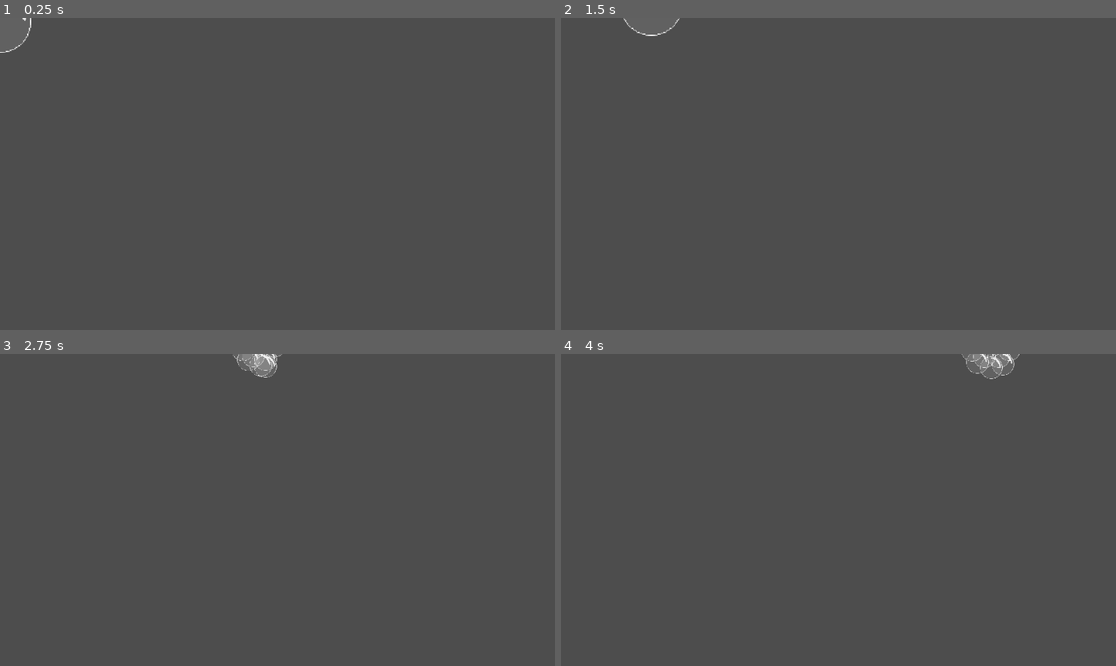
Above: before the commit, frames 1-4 (two rows, left to right).
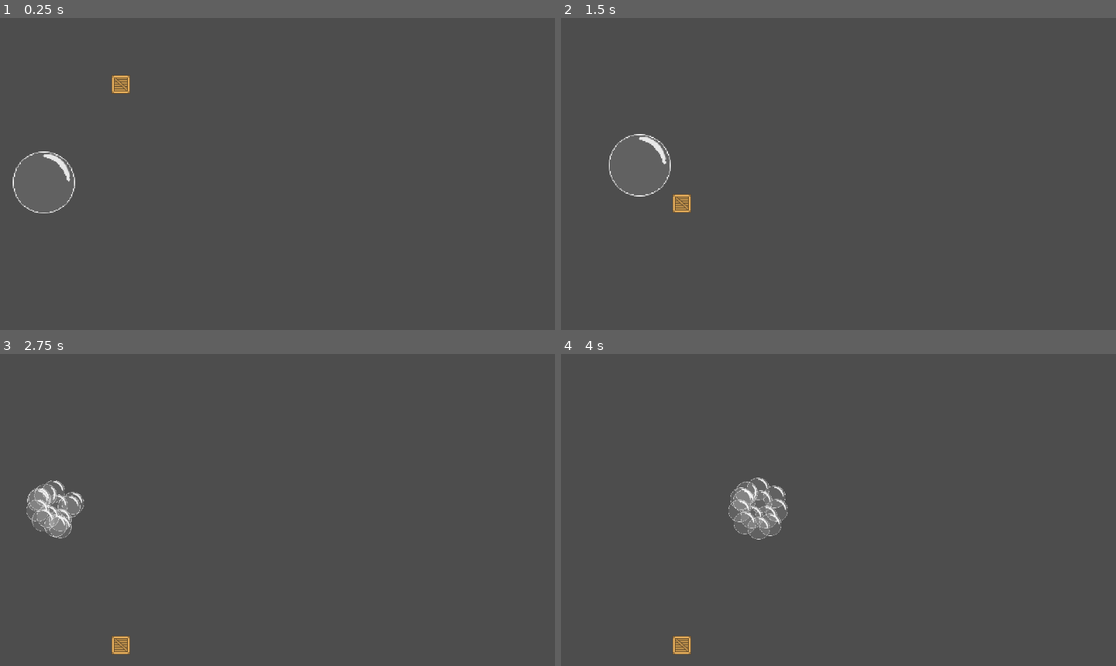
Above: after the commit, the same moments.

Repository: TheMaxcraft1/GGJ-2025-Project-Bubbles
Game: Godot game, scene res://Scenes/TestLevel.tscn
The game is run twice, just before and just after one commit, with the same random seed, the same clock (stepped at 60 frames per second) and the same inputs. Before the commit the project starts from res://Scenes/Player.tscn.
Inputs:
- Up to frame 1 (0.25 s): no input
- Up to frame 2 (1.5 s): tap Enter (ui_accept) at 0.5, 0.77 s; hold Right (ui_right) 0.53-1.28 s; tap C (swap_bubble) at 0.6, 1.35 s; hold Left (ui_left) from 1.28 s (still down)
- Up to frame 3 (2.75 s): tap Enter (ui_accept) at 1.52 s; release Left (ui_left) at 2.03 s; hold Right (ui_right) from 2.03 s (still down); tap C (swap_bubble) at 2.1 s
- Up to frame 4 (4 s): tap C (swap_bubble) at 2.85, 3.6 s; tap Enter (ui_accept) at 3.02, 3.77 s; release Right (ui_right) at 3.53 s; hold Left (ui_left) from 3.53 s (still down)

The runs differ from the first frame. In frame 1, 0.5% of the frame differs, in the area x 0-24%, y 0-63%; in frame 2, 0.5%; in frame 3, 1.7%, in the area x 4-51%, y 0-97%; in frame 4, 1.6%.

Commit message:
add box grabbing after 3 hours wasted on it :D

Diff:
--- a/Scenes/Boundaries.tscn
+++ b/Scenes/Boundaries.tscn
@@ -8,6 +8,8 @@
 b = Vector2(0, 580)
 
 [node name="Boundaries" type="StaticBody2D"]
+collision_layer = 3
+collision_mask = 3
 
 [node name="UpBoundary" type="CollisionShape2D" parent="."]
 position = Vector2(-17, 2)
--- /dev/null
+++ b/Scenes/Box.tscn
@@ -0,0 +1,28 @@
+[gd_scene load_steps=5 format=3 uid="uid://cgqnyh0icps3v"]
+
+[ext_resource type="Texture2D" uid="uid://4ktede24whur" path="res://Sprites/Box/Box.png" id="1_1j1st"]
+[ext_resource type="Script" path="res://Scripts/Box.gd" id="1_60wvo"]
+
+[sub_resource type="RectangleShape2D" id="RectangleShape2D_36myv"]
+size = Vector2(32, 32)
+
+[sub_resource type="RectangleShape2D" id="RectangleShape2D_w7rda"]
+size = Vector2(34, 34)
+
+[node name="Box" type="RigidBody2D"]
+lock_rotation = true
+script = ExtResource("1_60wvo")
+
+[node name="BoxSprite" type="Sprite2D" parent="."]
+texture = ExtResource("1_1j1st")
+
+[node name="BoxCollisionShape" type="CollisionShape2D" parent="."]
+shape = SubResource("RectangleShape2D_36myv")
+
+[node name="BoxArea" type="Area2D" parent="."]
+
+[node name="BoxAreaShape" type="CollisionShape2D" parent="BoxArea"]
+shape = SubResource("RectangleShape2D_w7rda")
+
+[connection signal="body_entered" from="BoxArea" to="." method="_on_box_area_body_entered"]
+[connection signal="body_exited" from="BoxArea" to="." method="_on_box_area_body_exited"]
--- a/Scenes/TestLevel.tscn
+++ b/Scenes/TestLevel.tscn
@@ -1,7 +1,8 @@
-[gd_scene load_steps=3 format=3 uid="uid://dpjxhljqkcpkj"]
+[gd_scene load_steps=4 format=3 uid="uid://dpjxhljqkcpkj"]
 
 [ext_resource type="PackedScene" uid="uid://cdlquej35f8td" path="res://Scenes/Player.tscn" id="1_aeomn"]
 [ext_resource type="PackedScene" uid="uid://bqxluxi80lfv2" path="res://Scenes/Boundaries.tscn" id="2_wmdwm"]
+[ext_resource type="PackedScene" uid="uid://cgqnyh0icps3v" path="res://Scenes/Box.tscn" id="3_jgxqw"]
 
 [node name="TestLevel" type="Node2D"]
 
@@ -9,3 +10,6 @@
 position = Vector2(76, 278)
 
 [node name="Boundaries" parent="." instance=ExtResource("2_wmdwm")]
+
+[node name="Box" parent="." instance=ExtResource("3_jgxqw")]
+position = Vector2(209, 109)
--- /dev/null
+++ b/Scripts/Box.gd
@@ -0,0 +1,42 @@
+extends RigidBody2D
+
+var followingPlayer: bool = false
+var isPlayerColliding: bool = false # This is used only for the use case in which player is already colliding and changes mode
+# Called every frame. 'delta' is the elapsed time since the previous frame.
+func _process(delta: float) -> void:
+	var player = get_parent().get_node("Player")
+
+	if isPlayerColliding and player.getBubbleMode() == GameManager.BUBBLE_MODES.BIG_BUBBLE:
+		_on_box_area_body_entered(player)
+
+	if followingPlayer:
+
+		var playerPosition = player.position
+
+		if player.getBubbleMode() == GameManager.BUBBLE_MODES.SMALL_BUBBLES:
+			followingPlayer = false
+			linear_velocity = Vector2(player.velocity.x, 0) # This line ALMOST MAKES ME KILL MYSELF. I WASTED 3 HOURS OMGGGG
+		else:
+			var tween = create_tween()
+			tween.tween_property(self, "position", playerPosition, 0.2)
+
+
+
+func _on_box_area_body_entered(body: Node2D) -> void:
+	if body.name == "Player": #BOX IS COLLIDING WITH THE PLAYER...
+		isPlayerColliding = true
+		if body.getBubbleMode() == GameManager.BUBBLE_MODES.BIG_BUBBLE:
+			call_deferred("swapCollisionEnablement", true)
+			followingPlayer = true  # Start following the player
+
+
+func swapCollisionEnablement(disable: bool):
+	$BoxCollisionShape.disabled = disable
+
+func _on_tween_finished() -> void:
+	followingPlayer = true  # Start following the player
+
+func _on_box_area_body_exited(body: Node2D) -> void:
+	if body.name == "Player": #BOX IS COLLIDING WITH THE PLAYER...
+		call_deferred("swapCollisionEnablement", false)
+		isPlayerColliding = false
--- a/Scripts/GameManager.gd
+++ b/Scripts/GameManager.gd
@@ -1,5 +1,6 @@
 extends Node
 
+enum BUBBLE_MODES { BIG_BUBBLE, SMALL_BUBBLES } # BUBBLE MODES FROM WHICH THE PLAYER SWAPS
 
 # Called when the node enters the scene tree for the first time.
 func _ready() -> void:
--- a/Scripts/Player.gd
+++ b/Scripts/Player.gd
@@ -1,9 +1,8 @@
 extends CharacterBody2D
-
-enum BUBBLE_MODES { BIG_BUBBLE, SMALL_BUBBLES }
 
 # FIRST ELEMENT WILL BE BIG_BUBBLE, SECOND ELEMENT WILL BE SMALL_BUBBLES
 # WE CAN ACCESS THE VALUES VIA THE bubbleMode var
+var BUBBLE_MODES = GameManager.BUBBLE_MODES # { BIG_BUBBLE, SMALL_BUBBLES }
 
 @export var max_speed: Array = [200, 300]
 @export var acceleration: Array = [100, 500]
@@ -55,6 +54,8 @@
 		else:
 			bubble_mode = BUBBLE_MODES.BIG_BUBBLE
 
-
 		$BigBubble.visible = !$BigBubble.visible
 		$SmallBubbles.visible = !$SmallBubbles.visible
+
+func getBubbleMode() -> int:
+	return bubble_mode
--- a/project.godot
+++ b/project.godot
@@ -11,7 +11,7 @@
 [application]
 
 config/name="Project-Bubbles"
-run/main_scene="res://Scenes/Player.tscn"
+run/main_scene="res://Scenes/TestLevel.tscn"
 config/features=PackedStringArray("4.3", "GL Compatibility")
 config/icon="res://icon.svg"
 
@@ -33,6 +33,10 @@
 ]
 }
 
+[physics]
+
+2d/default_gravity=200.0
+
 [rendering]
 
 textures/canvas_textures/default_texture_filter=0
Binary file added: Sprites/Box/Box.png
Not shown, added: Sprites/Box/Box.png.import
Not shown, added: Sprites/Box/Box.xcf
